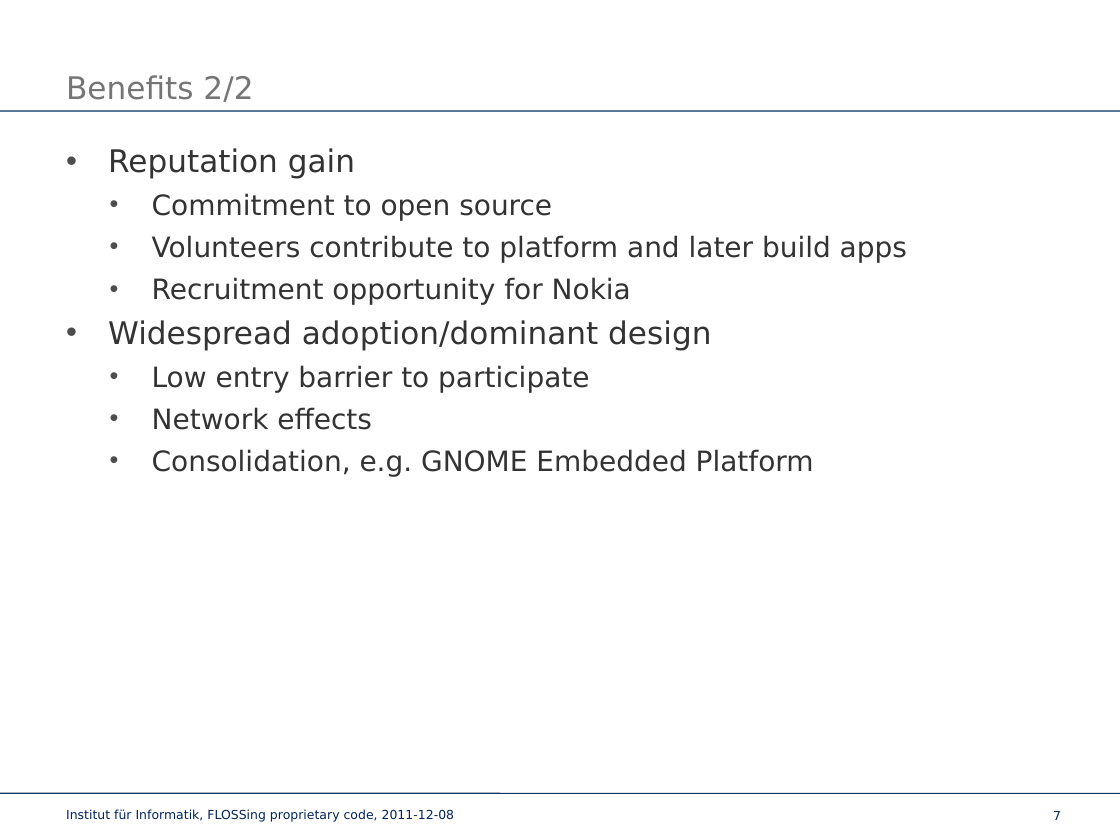
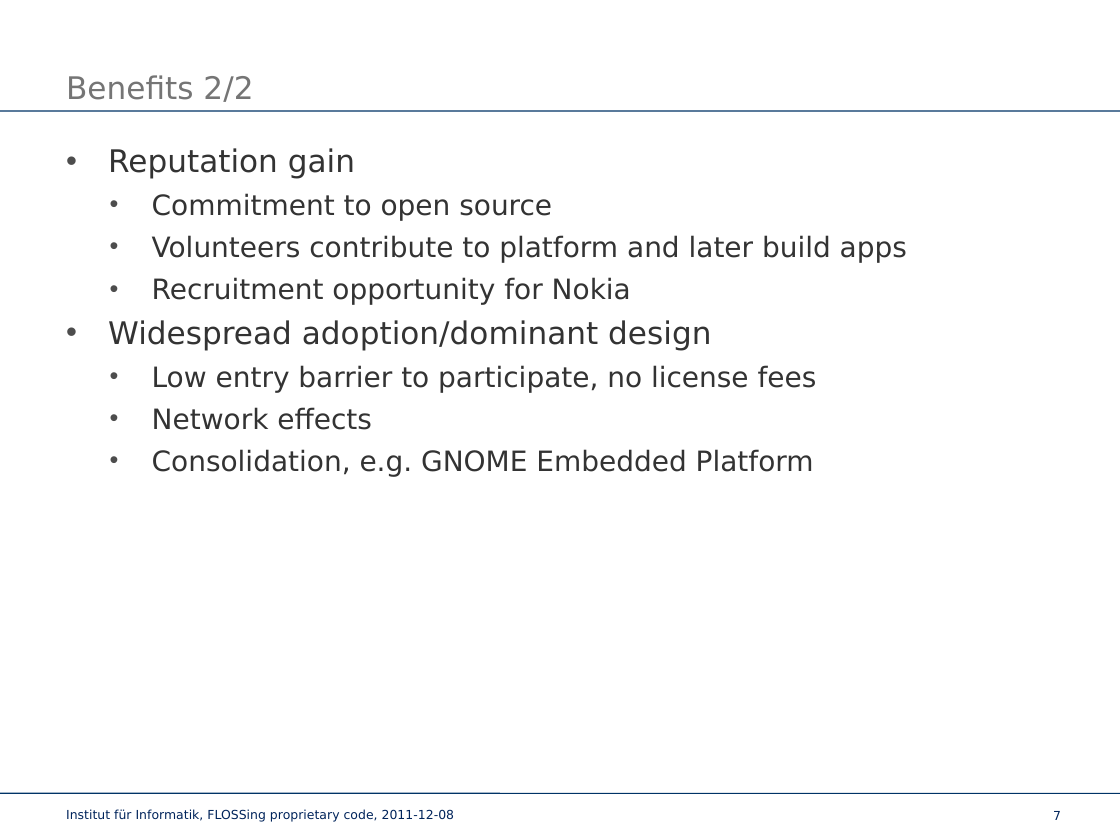
Before and after one commit to davkal/flossing-proprietary-code-talk, a slide deck: slide 7 of bse_david_kaltschmidt_flossing.pptx. Drawn at 1120x840 pixels with LibreOffice and Linux fonts; fonts in the diff are those of the drawing; background and template pictures are left out. Boxes give left, top, right and bottom in pixels: in the first picture for what was removed or moved away, otherwise in the second. Text is boxed around its words. In the diff, an @@ line names an element or a change of style, - is before the commit and + after.

```diff
--- a/bse_david_kaltschmidt_flossing.pptx
+++ b/bse_david_kaltschmidt_flossing.pptx
@@ text at (x1=152, y1=365, x2=817, y2=393): text changed @@
-  • Low entry barrier to participate
+  • Low entry barrier to participate, no license fees
```
Also in this commit, not shown: 7 other slides changed, 1 other file.
